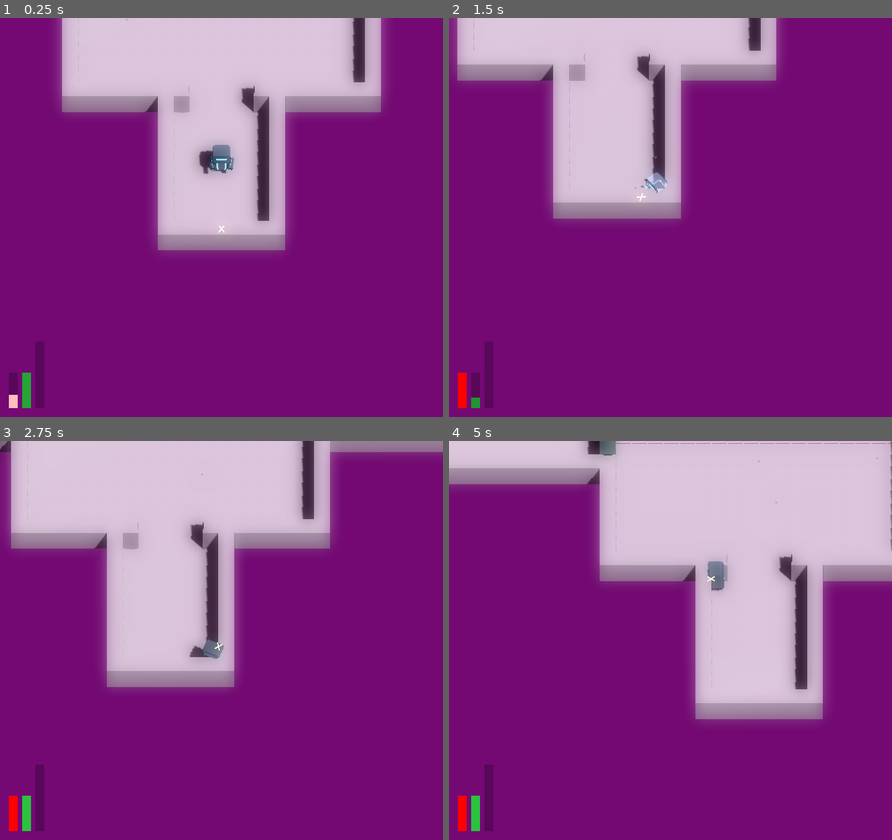
Above: before the commit, frames 1-4 (two rows, left to right).
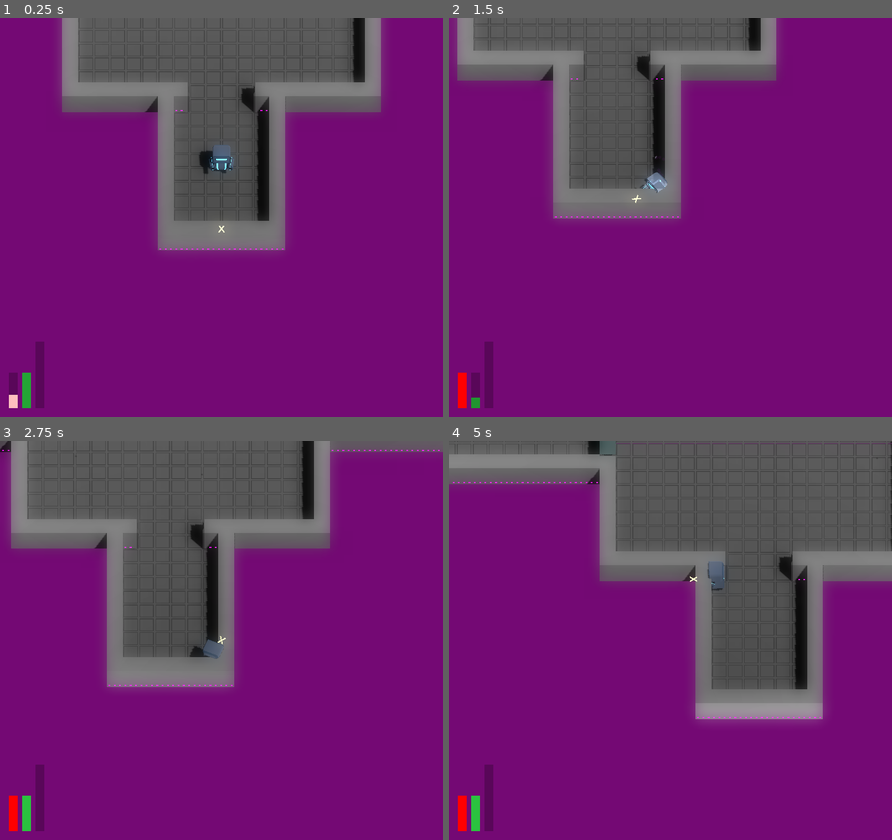
Above: after the commit, the same moments.

Repository: JackEvans24/bullet-absorb
Game: Godot game, scene res://scenes/main.tscn
The game is run twice, just before and just after one commit, with the same random seed, the same clock (stepped at 60 frames per second) and the same inputs.
Inputs (mouse positions are in pixels of both pictures, inside the frame that each line leads up to):
- Up to frame 1 (0.25 s): no input
- Up to frame 2 (1.5 s): move the mouse to (767, 197) at 0.52 s; hold D (move_right) 0.53-1.28 s; hold Ctrl (absorb) 0.53-1.28 s; move the mouse to (581, 237) at 1.27 s; hold S (move_back) from 1.28 s (still down); tap Space (dash) at 1.35 s
- Up to frame 3 (2.75 s): move the mouse to (265, 552) at 2.02 s; release S (move_back) at 2.03 s; press the mouse at (265, 552) at 2.03 s; hold D (move_right) from 2.03 s (still down)
- Up to frame 4 (5 s): move the mouse to (648, 720) at 2.77 s; release D (move_right) at 2.78 s; release the mouse at (648, 720) at 2.78 s; hold W (move_forward) 2.78-3.53 s; tap Ctrl (absorb) at 2.85 s; move the mouse to (803, 700) at 3.52 s; hold A (move_left) from 3.53 s (still down); tap Space (dash) at 3.6 s; move the mouse to (537, 580) at 4.27 s; click (537, 580) at 4.35 s

The runs differ from the first frame. In frame 1, 27% of the frame differs, in the area x 14-86%, y 0-59%; in frame 2, 21%; in frame 3, 30%; in frame 4, 36%, in the area x 0-100%, y 0-70%.

Commit message:
feat: add minimum reticule distance

Diff:
--- a/prefabs/player/player.tscn
+++ b/prefabs/player/player.tscn
@@ -223,6 +223,7 @@
 
 [node name="Reticule" type="Node3D" parent="Pivot"]
 script = ExtResource("21_tbx8f")
+min_reticule_distance = 1.5
 line_offset = Vector3(0, 0, -0.4)
 
 [node name="Mesh" type="MeshInstance3D" parent="Pivot/Reticule"]
--- a/scripts/mechanics/player/reticule.gd
+++ b/scripts/mechanics/player/reticule.gd
@@ -1,6 +1,7 @@
 class_name Reticule
 extends Node3D
 
+@export var min_reticule_distance := 1.0
 @export var max_reticule_distance := 6.0
 @export var line_offset := Vector3(0, 0, 0.5)
 @export_range(0.01, 1.0) var line_length_multiplier := 0.5
@@ -16,7 +17,10 @@
         set_mesh_positions(Vector3.FORWARD * max_reticule_distance)
         return
 
-    set_mesh_positions(to_local(distance_check.get_collision_point()))
+    var collision_point = to_local(distance_check.get_collision_point())
+    if collision_point.length() < min_reticule_distance:
+        collision_point = collision_point.normalized() * min_reticule_distance
+    set_mesh_positions(collision_point)
 
 func set_mesh_positions(reticule_position: Vector3):
     reticule_mesh.position = reticule_position
